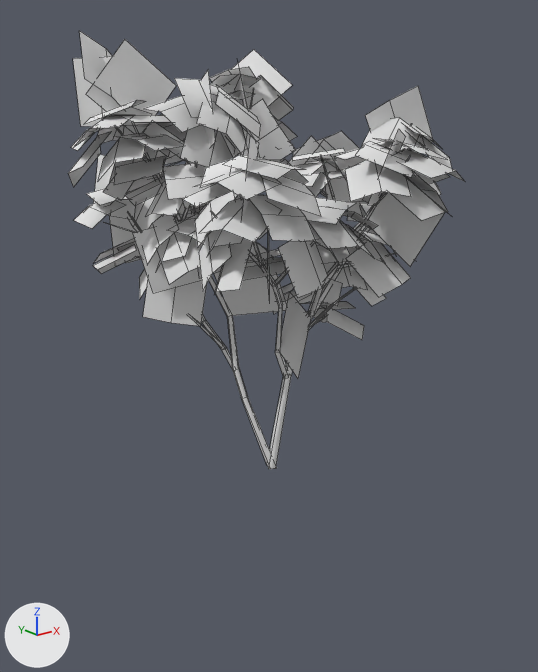
The OBJ model assets/models/tree/tree3b_lod1.obj: old version first, new version second.
Both versions are drawn from a 50 mm lens placed at (-1.07, -1.349, 0.854), pointed at (0.018, 0.01, 0.31). The lights are fixed; the arrows at lower left show +X, +Y and +Z. Mesh edges are drawn as thin lines. Where no turn or scale is listed for an object, it has been applied to the vertices.

Script lines for the objects in view, before the commit:
```python
me_tree3b_lod1 = bpy.data.meshes.new('tree3b_lod1')
me_tree3b_lod1.from_pydata(...)  # 1496 vertices, 691 faces; spans x -0.419..0.419, y -0.49..0.49, z 0.0..1.0
# faces by material slot: [340, 351]
me_tree3b_lod1.materials.append(mat_bark)  # white #e7e7e7
me_tree3b_lod1.materials.append(mat_leaves)  # white #e7e7e7
ob_tree3b_lod1 = bpy.data.objects.new('tree3b_lod1', me_tree3b_lod1)
ob_tree3b_lod1.location = (0.0, 0.0, 0.0)
```
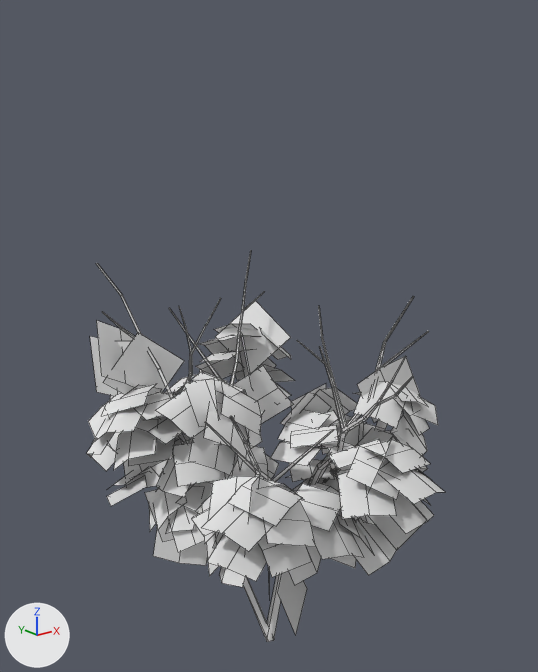
Pixel boxes [x1, y1, x2, y2] of what changed, in the pictures (538 x 672 px; the box of a moved part takes in the faces that stretch with it):
'tree3b_lod1', reshaped (9% narrower, 11% shorter): before [68, 30, 464, 469]; after [86, 250, 445, 641]
part 1 of me_tree3b_lod1, moved or reshaped: before [267, 123, 412, 469]; after [265, 296, 414, 641]
part 2 of me_tree3b_lod1, moved or reshaped: before [137, 131, 277, 469]; after [96, 263, 275, 641]
part 3 of me_tree3b_lod1, moved or reshaped: before [240, 196, 289, 379]; after [230, 416, 273, 481]
part 4 of me_tree3b_lod1, moved or reshaped: before [116, 127, 149, 160]; after [102, 312, 135, 339]
part 5 of me_tree3b_lod1, moved or reshaped: before [210, 211, 261, 268]; after [205, 422, 256, 473]
part 6 of me_tree3b_lod1, moved or reshaped (not visible before): after [379, 331, 429, 369]
part 7 of me_tree3b_lod1, moved or reshaped: before [250, 88, 254, 107]; after [230, 250, 251, 385]
part 8 of me_tree3b_lod1, moved or reshaped (not visible before): after [169, 308, 222, 380]
part 9 of me_tree3b_lod1, moved or reshaped: before [308, 155, 411, 316]; after [308, 376, 413, 486]
part 10 of me_tree3b_lod1, moved or reshaped: before [321, 156, 335, 200]; after [319, 346, 344, 430]
part 11 of me_tree3b_lod1, moved or reshaped (not visible afterwards): before [339, 253, 395, 268]
part 12 of me_tree3b_lod1, moved or reshaped (not visible before): after [378, 356, 406, 402]
part 13 of me_tree3b_lod1, moved or reshaped (not visible afterwards): before [191, 317, 223, 346]
part 14 of me_tree3b_lod1, moved or reshaped (not visible afterwards): before [131, 217, 234, 372]
part 15 of me_tree3b_lod1, moved or reshaped: before [181, 163, 197, 220]; after [181, 298, 221, 392]
part 16 of me_tree3b_lod1, moved or reshaped (not visible before): after [179, 307, 192, 353]
part 17 of me_tree3b_lod1, moved or reshaped (not visible before): after [318, 306, 347, 427]
part 18 of me_tree3b_lod1, moved or reshaped (not visible before): after [297, 340, 329, 368]
part 19 of me_tree3b_lod1, moved or reshaped: before [68, 30, 464, 378]; after [86, 301, 445, 635]

The change, as a list of edits to the scene's bpy script:
```text
Change me_tree3b_lod1:
    remove me_tree3b_lod1.from_pydata(...)  # 1496 vertices, 691 faces; spans x -0.419..0.419, y -0.49..0.49, z 0.0..1.0
    add me_tree3b_lod1.from_pydata(...)  # 1496 vertices, 691 faces; spans x -0.428..0.428, y -0.5..0.5, z -0.5..0.5
    me_tree3b_lod1 part 1: the loose piece of 36 vertices spanning x -0.044..0.298, y -0.165..-0.051, z 0.0..0.809 is scaled about its middle by 1.11, then moved by (0.01, -0.006, -0.456)
    me_tree3b_lod1 part 2: the loose piece of 36 vertices spanning x -0.286..-0.021, y -0.073..0.201, z 0.0..0.901 is scaled about its middle by 1.11, then moved by (-0.021, 0.013, -0.45)
    me_tree3b_lod1 part 3: the loose piece of 28 vertices spanning x -0.31..0.003, y -0.309..-0.075, z 0.232..0.733 is scaled about its middle by 1.11, then moved by (-0.021, -0.015, -0.447)
    me_tree3b_lod1 part 4: the loose piece of 9 vertices spanning x -0.318..-0.212, y 0.117..0.141, z 0.717..0.819 is scaled about its middle by 1.11, then moved by (-0.033, 0.02, -0.416)
    me_tree3b_lod1 part 5: the loose piece of 9 vertices spanning x -0.258..-0.174, y -0.213..-0.154, z 0.542..0.656 is scaled about its middle by 1.11, then moved by (-0.028, -0.014, -0.434)
    me_tree3b_lod1 part 6: the loose piece of 9 vertices spanning x 0.233..0.325, y -0.191..-0.118, z 0.631..0.73 is scaled about its middle by 1.11, then moved by (0.027, -0.011, -0.425)
    me_tree3b_lod1 part 7: the loose piece of 36 vertices spanning x -0.107..0.092, y -0.001..0.162, z 0.38..0.889 is scaled about its middle by 1.11, then moved by (-0.005, 0.015, -0.43)
    me_tree3b_lod1 part 8: the loose piece of 9 vertices spanning x -0.084..-0.036, y 0.067..0.252, z 0.583..0.759 is scaled about its middle by 1.11, then moved by (-0.01, 0.024, -0.426)
    me_tree3b_lod1 part 9: the loose piece of 36 vertices spanning x 0.001..0.07, y -0.422..-0.086, z 0.377..0.763 is scaled about its middle by 1.11, then moved by (0.0, -0.022, -0.437)
    me_tree3b_lod1 part 10: the loose piece of 9 vertices spanning x 0.014..0.049, y -0.213..-0.165, z 0.563..0.751 is scaled about its middle by 1.11, then moved by (0.0, -0.015, -0.428)
    me_tree3b_lod1 part 11: the loose piece of 9 vertices spanning x 0.05..0.089, y -0.319..-0.187, z 0.506..0.557 is scaled about its middle by 1.11, then moved by (0.004, -0.022, -0.442)
    me_tree3b_lod1 part 12: the loose piece of 9 vertices spanning x 0.042..0.061, y -0.354..-0.3, z 0.657..0.769 is scaled about its middle by 1.11, then moved by (0.002, -0.03, -0.422)
    me_tree3b_lod1 part 13: the loose piece of 9 vertices spanning x -0.189..-0.098, y 0.037..0.134, z 0.297..0.414 is scaled about its middle by 1.11, then moved by (-0.02, 0.016, -0.461)
    me_tree3b_lod1 part 14: the loose piece of 36 vertices spanning x -0.175..-0.087, y -0.009..0.411, z 0.246..0.634 is scaled about its middle by 1.11, then moved by (-0.018, 0.028, -0.452)
    me_tree3b_lod1 part 15: the loose piece of 20 vertices spanning x -0.194..-0.161, y -0.076..0.061, z 0.602..0.861 is scaled about its middle by 1.11, then moved by (-0.023, 0.005, -0.42)
    me_tree3b_lod1 part 16: the loose piece of 9 vertices spanning x -0.191..-0.183, y -0.002..0.033, z 0.73..0.828 is scaled about its middle by 1.11, then moved by (-0.025, 0.008, -0.414)
    me_tree3b_lod1 part 17: the loose piece of 20 vertices spanning x 0.141..0.198, y -0.124..0.038, z 0.51..0.762 is scaled about its middle by 1.11, then moved by (0.015, 0.001, -0.43)
    me_tree3b_lod1 part 18: the loose piece of 9 vertices spanning x 0.101..0.165, y -0.042..0.005, z 0.634..0.704 is scaled about its middle by 1.11, then moved by (0.011, 0.004, -0.426)
    me_tree3b_lod1 part 19: 1104 of 1496 vertices moved; they spanned x -0.419..0.419, y -0.49..0.49, z 0.291..1.0 and now span x -0.428..0.428, y -0.5..0.5, z -0.362..0.362; mean shift (0.0, -0.001, -0.638); largest move (-0.087, -0.221, 0.291) -> (-0.089, -0.226, -0.362)
```
